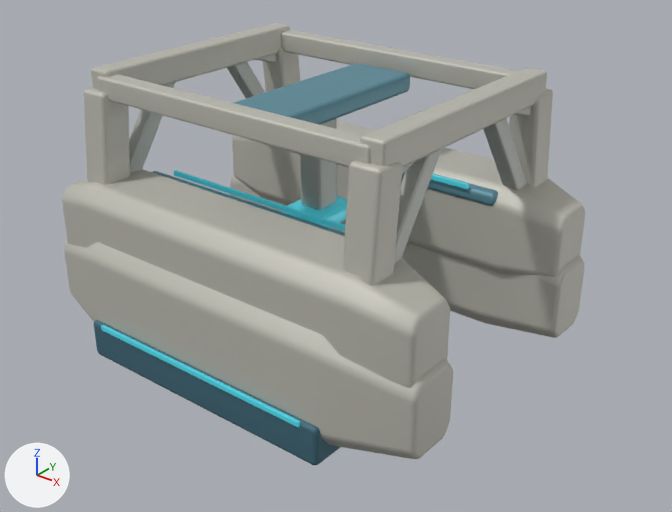
Renders of the Blender file space-battleship/art_sources/planet_integrated_v6/equipment.blend from each side of a commit.
Camera for both pictures: a camera (50 mm lens) standing at (3.05, -3.66, 2.59) and looking at (0.15, -0.03, 0.34). Every picture has the same lights, and +X, +Y and +Z are marked at lower left. The first picture is the older version.

The first picture shows 'Continuous dark lower course', 'Continuous manufacturing side girder', 'Continuous manufacturing side girder.001', 'Inclined portal load leg', 'Inclined portal load leg.002', 'Longitudinal portal tension beam', 'Longitudinal portal tension beam.001', 'Open portal overhead truss', 'Open portal overhead truss.001', 'Shared-ring pressure haunch', 'Shared-ring pressure haunch.001', 'Sliding bridge' and 16 more.
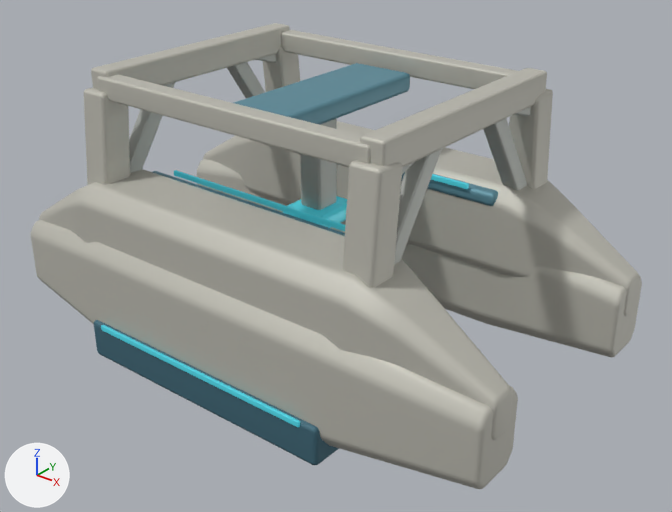
Boxes (x1, y1, x2, y2) around the edits, measured in the pictures (672 x 512 px; the box of a moved part takes in the faces that stretch with it):
'Shared-ring pressure haunch', reshaped (25% wider, 23% taller)
    before: (64, 240, 453, 459)
    after: (30, 220, 518, 489)
'Continuous manufacturing side girder', reshaped (22% wider, 24% taller)
    before: (62, 169, 450, 388)
    after: (39, 169, 512, 440)
'Continuous manufacturing side girder.001', reshaped (23% wider, 25% taller)
    before: (232, 121, 585, 277)
    after: (203, 121, 639, 316)
'Shared-ring pressure haunch.001', reshaped
    before: (230, 174, 584, 338)
    after: (197, 159, 642, 357)
part 1 of me_shared_ring_pressure_haunch, moved or reshaped
    before: (64, 240, 98, 321)
    after: (30, 220, 98, 324)
part 2 of me_shared_ring_pressure_haunch, moved or reshaped
    before: (314, 335, 453, 459)
    after: (314, 335, 518, 489)
part 3 of me_shared_ring_pressure_haunch_001, moved or reshaped
    before: (230, 174, 274, 210)
    after: (197, 159, 274, 210)
part 4 of me_shared_ring_pressure_haunch_001, moved or reshaped
    before: (487, 255, 584, 338)
    after: (487, 269, 642, 357)
part 5 of me_continuous_manufacturing_side_girder, moved or reshaped
    before: (62, 179, 94, 248)
    after: (39, 183, 92, 243)
part 6 of me_continuous_manufacturing_side_girder, moved or reshaped
    before: (340, 258, 450, 388)
    after: (340, 258, 512, 440)
part 7 of me_continuous_manufacturing_side_girder_001, moved or reshaped
    before: (232, 135, 261, 196)
    after: (203, 136, 261, 196)
part 8 of me_continuous_manufacturing_side_girder_001, moved or reshaped
    before: (496, 178, 585, 277)
    after: (496, 180, 639, 316)

Diff of the bpy script that builds the scene:
```diff
--- a/space-battleship/art_sources/planet_integrated_v6/equipment.blend.py
+++ b/space-battleship/art_sources/planet_integrated_v6/equipment.blend.py
@@ me_shared_ring_pressure_haunch @@
 # used by ob_shared_ring_pressure_haunch; parent = ob_facility; location = (0.0, 0.0, 0.0)
-me_shared_ring_pressure_haunch.from_pydata(...)  # 160 vertices, 154 faces; spans x -1.23..1.23, y -0.98..-0.48, z -0.13..0.51
+me_shared_ring_pressure_haunch.from_pydata(...)  # 160 vertices, 154 faces; spans x -1.56..1.56, y -0.98..-0.48, z -0.13..0.51
+# me_shared_ring_pressure_haunch part 1: all 56 vertices in x -1.23..-1.21, y -0.85..-0.52, z -0.07..0.36 are moved by (-0.33, 0.0, 0.0)
+# me_shared_ring_pressure_haunch part 2: all 56 vertices in x 1.21..1.23, y -0.85..-0.52, z -0.07..0.36 are moved by (0.33, 0.0, 0.0)
 me_shared_ring_pressure_haunch.materials.append(mat_v6_armor)
@@ me_shared_ring_pressure_haunch_001 @@
 # used by ob_shared_ring_pressure_haunch_001; parent = ob_facility; location = (0.0, 0.0, 0.0)
-me_shared_ring_pressure_haunch_001.from_pydata(...)  # 160 vertices, 154 faces; spans x -1.23..1.23, y 0.48..0.98, z -0.13..0.51
+me_shared_ring_pressure_haunch_001.from_pydata(...)  # 160 vertices, 154 faces; spans x -1.56..1.56, y 0.48..0.98, z -0.13..0.51
+# me_shared_ring_pressure_haunch_001 part 3: all 56 vertices in x -1.23..-1.21, y 0.52..0.85, z -0.07..0.36 are moved by (-0.33, 0.0, 0.0)
+# me_shared_ring_pressure_haunch_001 part 4: all 56 vertices in x 1.21..1.23, y 0.52..0.85, z -0.07..0.36 are moved by (0.33, 0.0, 0.0)
 me_shared_ring_pressure_haunch_001.materials.append(mat_v6_armor)
@@ me_continuous_manufacturing_side_girder @@
 # used by ob_continuous_manufacturing_side_girder; parent = ob_facility; location = (0.0, 0.0, 0.0)
-me_continuous_manufacturing_side_girder.from_pydata(...)  # 160 vertices, 154 faces; spans x -1.2..1.2, y -0.92..-0.44, z 0.23..0.77
+me_continuous_manufacturing_side_girder.from_pydata(...)  # 208 vertices, 202 faces; spans x -1.57..1.57, y -0.92..-0.44, z 0.16..0.77
+# me_continuous_manufacturing_side_girder part 5: 44 vertices moved from x -1.2..-1.18, y -0.84..-0.52, z 0.26..0.67 to x -1.56..-1.12, y -0.85..-0.51, z 0.16..0.65; 12 vertices removed from x -1.2..-1.19, y -0.83..-0.53, z 0.27..0.65; 36 vertices added at x -1.57..-1.55, y -0.76..-0.6, z 0.17..0.39
+# me_continuous_manufacturing_side_girder part 6: 44 vertices moved from x 1.18..1.2, y -0.84..-0.52, z 0.26..0.67 to x 1.12..1.56, y -0.85..-0.51, z 0.16..0.65; 12 vertices removed from x 1.19..1.2, y -0.83..-0.53, z 0.27..0.65; 36 vertices added at x 1.55..1.57, y -0.76..-0.6, z 0.17..0.39
 me_continuous_manufacturing_side_girder.materials.append(mat_v6_armor)
@@ me_continuous_manufacturing_side_girder_001 @@
 # used by ob_continuous_manufacturing_side_girder_001; parent = ob_facility; location = (0.0, 0.0, 0.0)
-me_continuous_manufacturing_side_girder_001.from_pydata(...)  # 160 vertices, 154 faces; spans x -1.2..1.2, y 0.44..0.92, z 0.23..0.77
+me_continuous_manufacturing_side_girder_001.from_pydata(...)  # 208 vertices, 202 faces; spans x -1.57..1.57, y 0.44..0.92, z 0.16..0.77
+# me_continuous_manufacturing_side_girder_001 part 7: 44 vertices moved from x -1.2..-1.18, y 0.52..0.84, z 0.26..0.67 to x -1.56..-1.12, y 0.51..0.85, z 0.16..0.65; 12 vertices removed from x -1.2..-1.19, y 0.53..0.83, z 0.27..0.65; 36 vertices added at x -1.57..-1.55, y 0.6..0.76, z 0.17..0.39
+# me_continuous_manufacturing_side_girder_001 part 8: 44 vertices moved from x 1.18..1.2, y 0.52..0.84, z 0.26..0.67 to x 1.12..1.56, y 0.51..0.85, z 0.16..0.65; 12 vertices removed from x 1.19..1.2, y 0.53..0.83, z 0.27..0.65; 36 vertices added at x 1.55..1.57, y 0.6..0.76, z 0.17..0.39
 me_continuous_manufacturing_side_girder_001.materials.append(mat_v6_armor)
```
